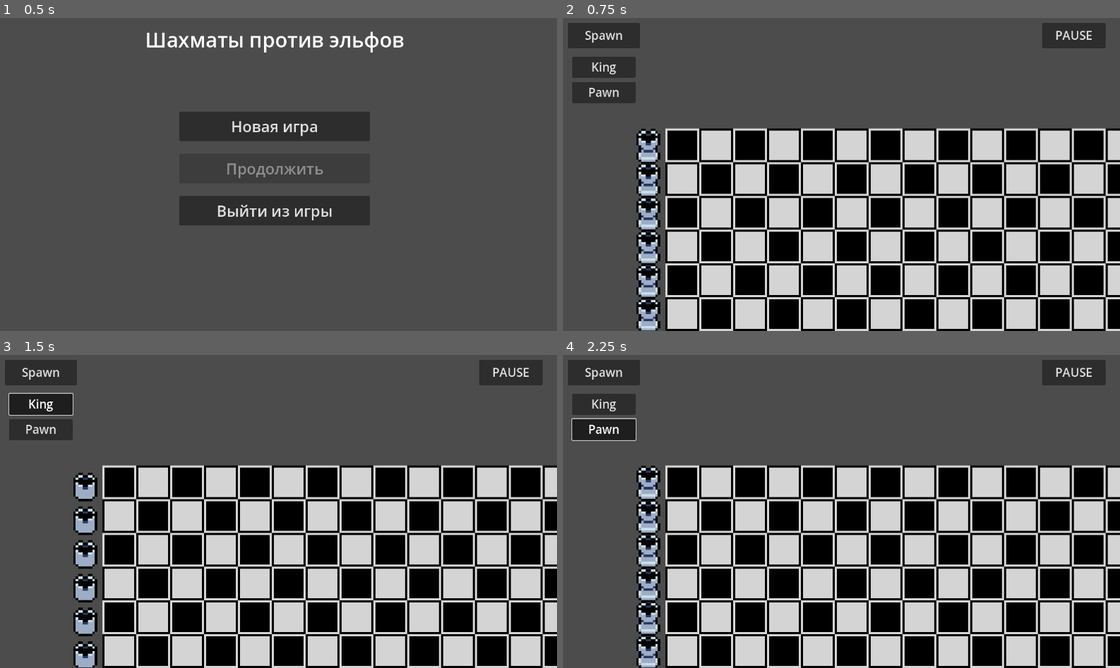
Above: before the commit, frames 1-4 (two rows, left to right).
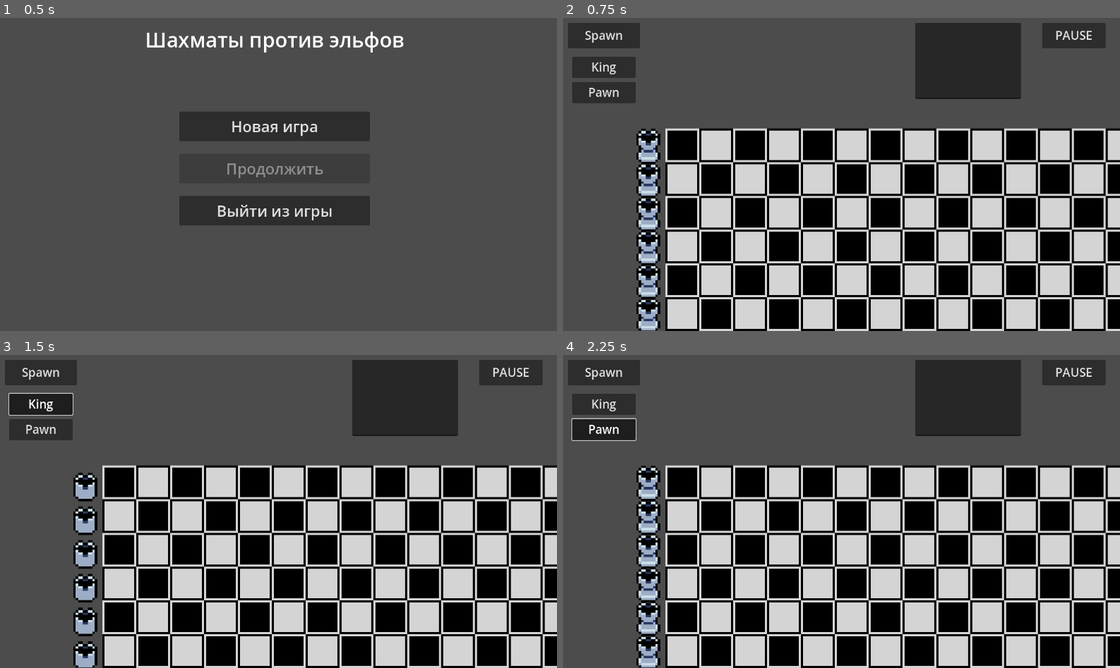
Above: after the commit, the same moments.

Repository: Befrimon/Chess-vs-Elves
Game: Godot game, scene res://scenes/menu.tscn
Same seed, same stepped clock (60 frames per second), same inputs: the game is played once before the commit and once after it.
Inputs:
- Up to frame 1 (0.5 s): no input
- Up to frame 2 (0.75 s): click "Новая игра" at 0.5 s
- Up to frame 3 (1.5 s): click "King" at 1.25 s
- Up to frame 4 (2.25 s): click "Pawn" at 2 s

Frame 1 is identical in both runs. In frame 2, 4.6% of the frame differs, in the area x 63-83%, y 1-26%; in frame 3, 4.6%; in frame 4, 4.6%.

Commit message:
Add info on hover

Diff:
--- a/prefabs/entity.tscn
+++ b/prefabs/entity.tscn
@@ -19,7 +19,7 @@
 
 [node name="Texture" type="AnimatedSprite2D" parent="."]
 process_mode = 3
-animation = &"idle"
+animation = &""
 
 [node name="HPbar" type="Sprite2D" parent="."]
 position = Vector2(-2, -45)
--- a/prefabs/game-interface.tscn
+++ b/prefabs/game-interface.tscn
@@ -20,7 +20,7 @@
 offset_right = 200.0
 offset_bottom = 80.0
 
-[node name="king" type="Button" parent="SpawnButttons"]
+[node name="king_figure" type="Button" parent="SpawnButttons"]
 layout_mode = 1
 anchors_preset = -1
 offset_left = 10.0
@@ -32,7 +32,7 @@
 button_group = ExtResource("1_lka8w")
 text = "King"
 
-[node name="pawn" type="Button" parent="SpawnButttons"]
+[node name="pawn_figure" type="Button" parent="SpawnButttons"]
 layout_mode = 1
 anchors_preset = -1
 offset_left = 10.0
@@ -66,3 +66,13 @@
 theme_override_font_sizes/font_size = 28
 text = "Spawn
 "
+
+[node name="FigureInfo" type="TextEdit" parent="."]
+layout_mode = 1
+anchors_preset = -1
+offset_left = 850.0
+offset_top = 20.0
+offset_right = 1100.0
+offset_bottom = 200.0
+editable = false
+virtual_keyboard_enabled = false
--- a/scenes/game.tscn
+++ b/scenes/game.tscn
@@ -140,4 +140,8 @@
 rendering_quadrant_size = 90
 format = 2
 
+[node name="Elfs" type="Node2D" parent="."]
+
+[node name="Figures" type="Node2D" parent="."]
+
 [node name="GameInterface" parent="." instance=ExtResource("2_nm5fl")]
--- a/scripts/UI.gd
+++ b/scripts/UI.gd
@@ -1,11 +1,15 @@
 extends Control
 
 var spw_buttons : Control
+var figure_info : TextEdit
 var menu_opened : bool
+
+const text_info = "Name: %s\nHits: %s\n%s: %s"
 
 
 func _ready():
 	spw_buttons = get_node("SpawnButttons")
+	figure_info = get_node("FigureInfo")
 	menu_opened = true
 
 	get_node("SpawnBtn").pressed.connect(toggle_menu)
@@ -24,3 +28,9 @@
 			cur_btn.position = Vector2(10, 80 + 60*i)
 		if !menu_opened:
 			cur_btn.position = Vector2(10, 0)
+
+func change_info(entity: Entity):
+	if !entity:
+		figure_info.text = ""
+	else:
+		figure_info.text = text_info % entity.controller.get_info()
--- a/scripts/entities/king.gd
+++ b/scripts/entities/king_figure.gd
@@ -20,3 +20,6 @@
 
 	if parent.hpbar.scale.x <= 0:
 		parent.kill()
+
+func get_info():
+	return [parent.type, str(hp*parent.hpbar.scale.x), "State" , "useless"]
--- a/scripts/entities/pawn.gd
+++ b/scripts/entities/pawn_figure.gd
@@ -25,11 +25,16 @@
 		parent.kill()
 
 	for body in eat_area.get_overlapping_bodies():
-		if body.type != "elf": continue
+		if "elf" not in body.type: continue
 
-		var new_pos = Preview.convert_pos(body.position)
+		var new_pos = EntityController.convert_pos(body.position)
+		if not EntityController.check_close(new_pos):
+			return
 		parent.position = new_pos
 		kill_count -= 1
 		body.kill()
 	if kill_count == 0:
 		parent.kill()
+
+func get_info():
+	return [parent.type, str(hp*parent.hpbar.scale.x), "Uses" , str(kill_count)]
--- a/scripts/entities/rook.gd
+++ b/scripts/entities/rook_figure.gd
@@ -33,3 +33,6 @@
 			print("Turn on the ROOOOOK!")
 			parent.audio.play()
 			the_rook = true
+
+func get_info():
+	return [parent.type, "inf", "State" , "ready"]
--- a/scripts/entity-controller.gd
+++ b/scripts/entity-controller.gd
@@ -13,33 +13,58 @@
 const ROOK_SPEED = 400
 const ROOK_POSITIONS = [310, 390, 470, 550, 630, 710]
 
-const BATTLE_FIG = ["pawn", "knight", "bishop", "queen"]
+const BATTLE_FIG = ["pawn_figure", "knight_figure", "bishop_figure", "queen_figure"]
 
 # Nodes
 var controller_group : Node
+var elfs_group : Node2D
+var figures_group : Node2D
 
 
-func new_entity(parent: Node2D, name: String, pos: Vector2):
-	print("Creating new %s" % name)
+func new_entity(ename: String, pos: Vector2):
+	print("Creating new %s" % ename)
+
+	if "elf" not in ename and not check_close(pos):
+		return
 
 	# Create entity
 	var entity = ENTITY.duplicate().instantiate()
-	entity.init(name, pos)
+	entity.init(ename, pos)
 
 	# Create controller
-	var controller = load("res://scripts/entities/%s.gd" % name).new(entity)
+	var controller = load("res://scripts/entities/%s.gd" % ename).new(entity)
 	entity.set_controller(controller)
 	controller_group.add_child(controller)
 
 	# Create eat area
-	if name in BATTLE_FIG:
-		var eat_area = load("res://prefabs/areas/pawn.tscn").instantiate()
+	if ename in BATTLE_FIG:
+		var eat_area = load("res://prefabs/areas/%s.tscn" % ename).instantiate()
 		entity.add_child(eat_area)
 		controller.eat_area = eat_area
 
-	parent.add_child(entity)
+	if "elf" in ename:
+		elfs_group.add_child(entity)
+	elif "figure" in ename:
+		figures_group.add_child(entity)
+
+func get_figure(pos: Vector2):
+	for entity in figures_group.get_child_count():
+		var figure = figures_group.get_child(entity)
+		if figure.position == convert_pos(pos): return figure
+	return null
+
+func convert_pos(raw_pos: Vector2):
+	var map_pos = Preview.MAP_POS
+	var index_pos = Vector2(int((raw_pos.x - map_pos.x) / 80), int((raw_pos.y - map_pos.y) / 80))
+	return map_pos + index_pos*80 + Vector2(1, 1)*TILE_SIZE/2
+
+func check_close(pos: Vector2):
+	for entity in figures_group.get_child_count():
+		var figure = figures_group.get_child(entity)
+		if figure.position == pos: return false
+	return true
 
 
-func pregen_rooks(parent: Node2D):
+func pregen_rooks():
 	for y_pos in ROOK_POSITIONS:
-		new_entity(parent, "rook", Vector2(220, y_pos))
+		new_entity("rook_figure", Vector2(220, y_pos))
--- a/scripts/game.gd
+++ b/scripts/game.gd
@@ -2,11 +2,13 @@
 
 func _ready():
 	EntityController.controller_group = get_node("Controllers")
+	EntityController.elfs_group = get_node("Elfs")
+	EntityController.figures_group = get_node("Figures")
 	Preview.preview_map = get_node("PreviewMap")
 	Global.game_root = self
 
 	if Global.game_state == "GenNew":
-		EntityController.pregen_rooks(self)
+		EntityController.pregen_rooks()
 		Global.game_state = "Run"
 
 	elif Global.game_state == "LoadNew":
@@ -21,11 +23,17 @@
 	if timer >= tick:
 		tick = randi_range(EntityController.MIN_TICK, EntityController.MAX_TICK)
 		timer = 0
-		EntityController.new_entity(self, "elf", Vector2(1660, 310 + 80*randi_range(0, 5)))
+		EntityController.new_entity("base_elf", Vector2(1660, 310 + 80*randi_range(0, 5)))
 
 func _input(event):
 	if event is InputEventMouseMotion:
-		Preview.figure_preview(event.position)
-	if event is InputEventMouseButton and event.button_index == 1 and Preview.check_place(event.position):
-		EntityController.new_entity(self, Preview.shadow, Preview.convert_pos(event.position))
-		get_node("GameInterface").toggle_menu(true)
+		if Preview.enabled:
+			Preview.figure_preview(event.position)
+		if !Preview.enabled:
+			var fig = EntityController.get_figure(event.position)
+			if not fig: return
+			get_node("GameInterface").change_info(fig)
+	if event is InputEventMouseButton:
+		if event.button_index == 1 and Preview.on_map(event.position):
+			EntityController.new_entity(Preview.shadow, EntityController.convert_pos(event.position))
+			get_node("GameInterface").toggle_menu(true)
--- a/scripts/preview-controller.gd
+++ b/scripts/preview-controller.gd
@@ -3,8 +3,8 @@
 ## Variables
 const MAP_POS = Vector2(260, 265)
 const PREV_ID = {
-	"king": Vector2(6, 4),
-	"pawn": Vector2(5, 0)
+	"king_figure": Vector2(6, 4),
+	"pawn_figure": Vector2(5, 0)
 }
 
 var preview_map : TileMap
@@ -22,11 +22,7 @@
 	preview_map.clear()
 	preview_map.set_cell(0, prev_pos, 0, PREV_ID[shadow])
 
-func convert_pos(raw_pos: Vector2):
-	var pos_index = Vector2(int((raw_pos.x - MAP_POS.x) / 80), int((raw_pos.y - MAP_POS.y) / 80))
-	return MAP_POS + pos_index*80 + Vector2(1, 1)*EntityController.TILE_SIZE/2
-
-func check_place(pos: Vector2):
+func on_map(pos: Vector2):
 	return enabled and pos.x > MAP_POS.x and pos.y > MAP_POS.y
 
 func toggle(activator, name: String):
Renamed: animations/elf.tres -> animations/base_elf.tres
Renamed: animations/king.tres -> animations/king_figure.tres
Renamed: animations/pawn.tres -> animations/pawn_figure.tres
Renamed: animations/rook.tres -> animations/rook_figure.tres
Renamed: prefabs/areas/pawn.tscn -> prefabs/areas/pawn_figure.tscn
Renamed: scripts/entities/elf.gd -> scripts/entities/base_elf.gd
